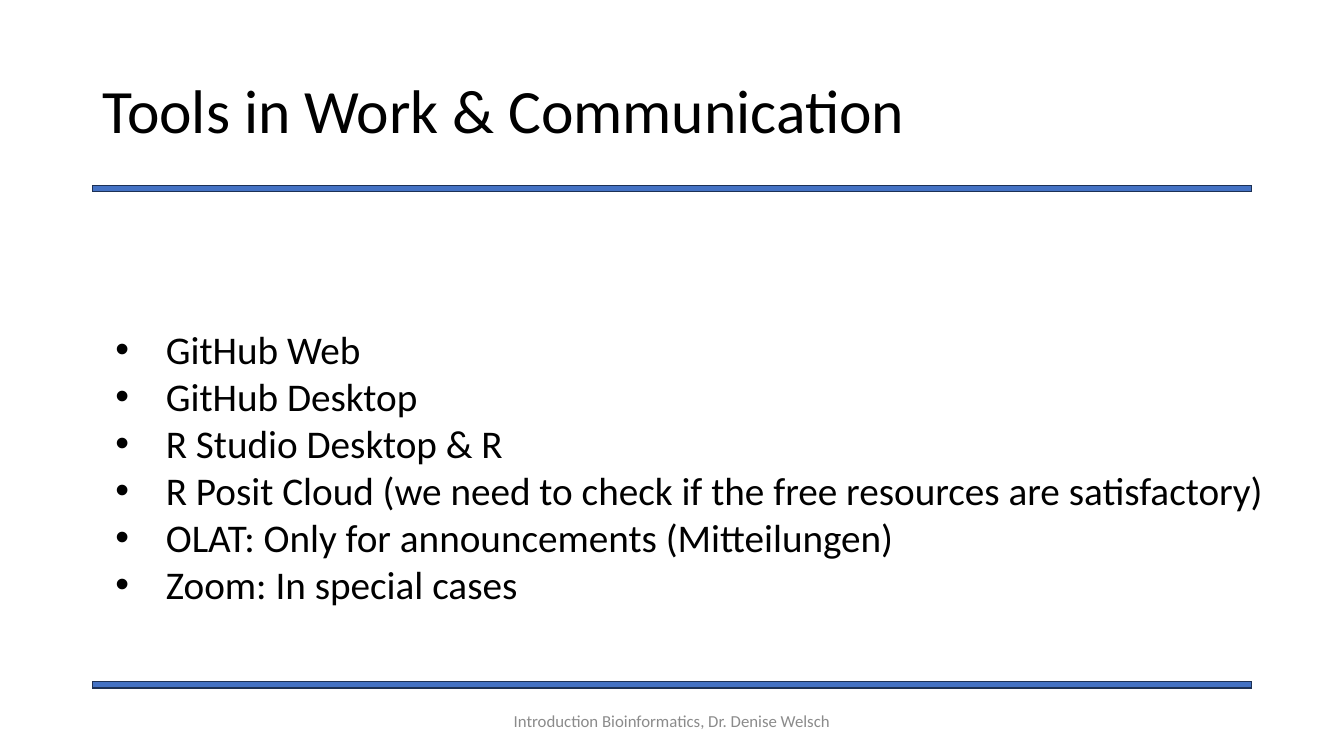
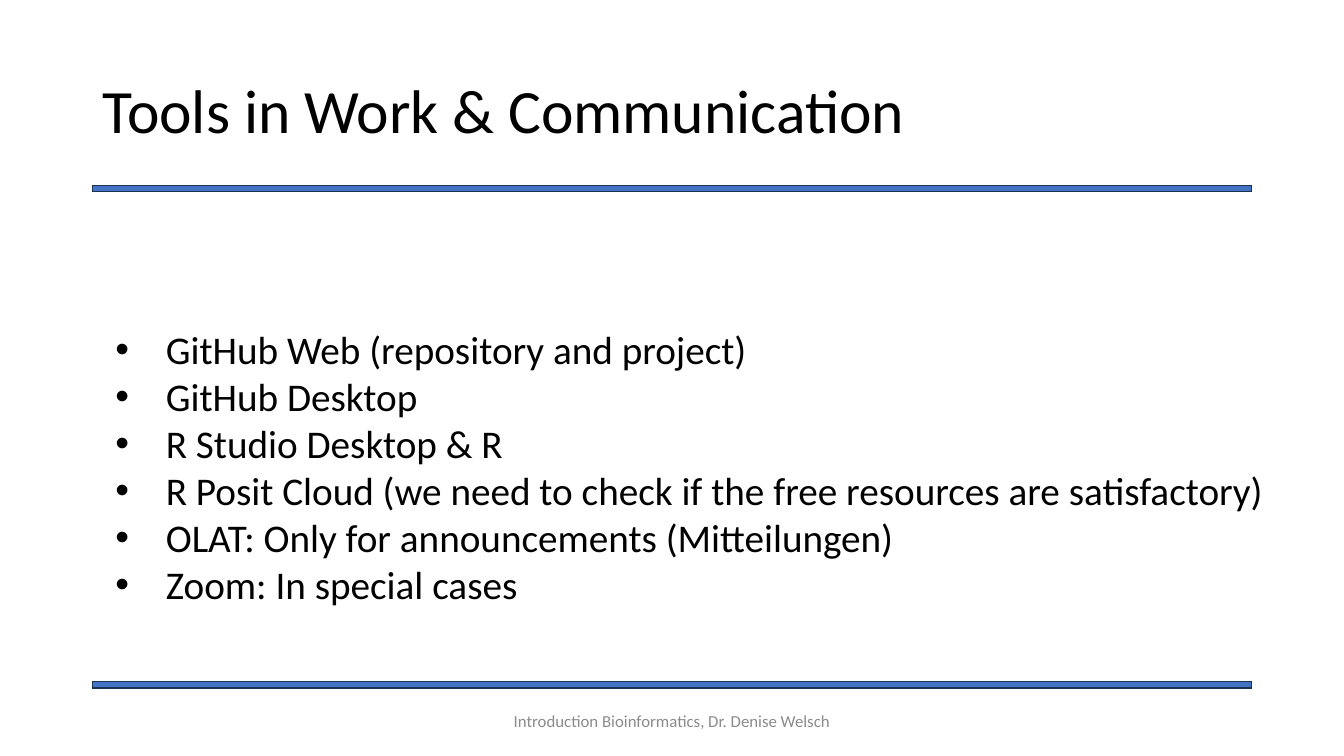
Before and after one commit to Statsomat/BayesTwoProp, a slide deck: slide 3 of documents/Introduction.pptx. Drawn at 1344x756 pixels with LibreOffice and Linux fonts; fonts in the diff are those of the drawing. Boxes give left, top, right and bottom in pixels: in the first picture for what was removed or moved away, otherwise in the second. Text is boxed around its words. In the diff, an @@ line names an element or a change of style, - is before the commit and + after.

```diff
--- a/documents/Introduction.pptx
+++ b/documents/Introduction.pptx
@@ text at (166,335,747,371): text changed @@
-• GitHub Web
+• GitHub Web (repository and project)
```
Also in this commit, not shown: 6 other files.
